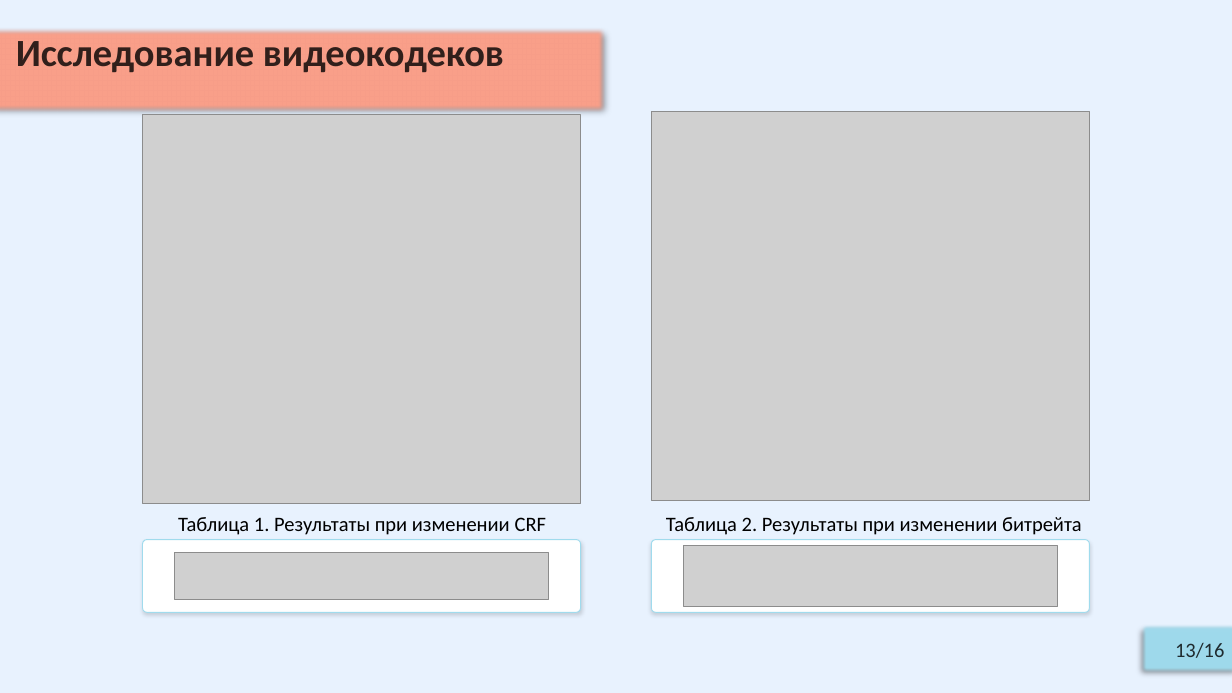
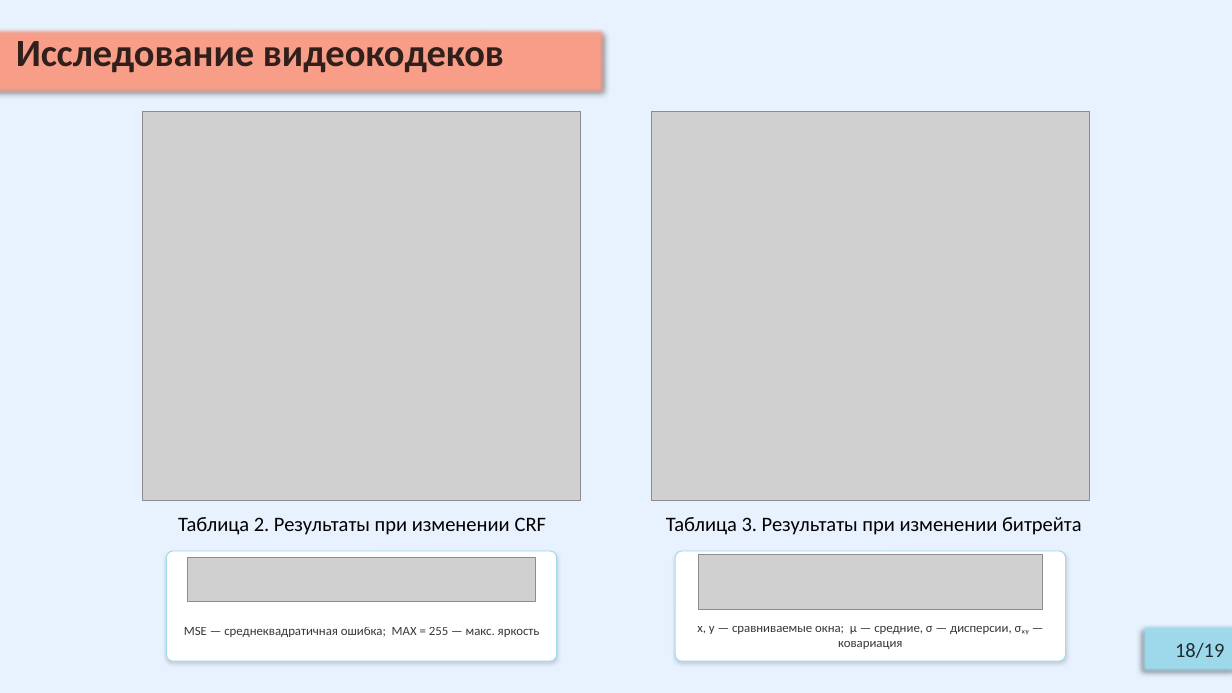
Before and after one commit to Relax-FM/Diploma, a slide deck: slide 18 of master/Diploma/presentation/OnyushevA_RK6-41M_v2.pptx (slide 14 before the commit). Drawn at 1232x693 pixels with LibreOffice and Linux fonts; fonts in the diff are those of the drawing; grey boxes stand for pictures. Boxes give left, top, right and bottom in pixels: in the first picture for what was removed or moved away, otherwise in the second. Text is boxed around its words. In the diff, an @@ line names an element or a change of style, - is before the commit and + after.

```diff
--- a/master/Diploma/presentation/OnyushevA_RK6-41M_v2.pptx
+++ b/master/Diploma/presentation/OnyushevA_RK6-41M_v2.pptx
@@ subtitle "Исследование видеокодеков": place and size @@
-subtitle "Исследование видеокодеков" at box(0, 29, 604, 112)
+subtitle "Исследование видеокодеков" at box(0, 29, 604, 93)
@@ picture: place and size @@
-picture at box(142, 115, 580, 504)
+picture at box(142, 111, 580, 500)
@@ text at box(178, 517, 546, 535): text changed @@
-Таблица 1. Результаты при изменении CRF
+Таблица 2. Результаты при изменении CRF
@@ text at box(666, 517, 1082, 535): text changed @@
-Таблица 2. Результаты при изменении битрейта
+Таблица 3. Результаты при изменении битрейта
@@ rounded rectangle: place and size @@
-rounded rectangle at box(142, 540, 580, 613)
+rounded rectangle at box(166, 551, 556, 661)
@@ picture: place and size @@
-picture at box(175, 553, 549, 600)
+picture at box(188, 557, 536, 602)
@@ rounded rectangle: place and size @@
-rounded rectangle at box(652, 540, 1090, 613)
+rounded rectangle at box(676, 551, 1066, 661)
@@ picture: place and size @@
-picture at box(684, 546, 1058, 606)
+picture at box(699, 555, 1043, 610)
@@ text added at box(184, 627, 540, 637), 10 pt, text #000000 at 78% opacity @@
+MSE — среднеквадратичная ошибка; MAX = 255 — макс. яркость
@@ text added at box(697, 626, 1029, 649), 10 pt, text #000000 at 78% opacity @@
+x, y — сравниваемые окна; μ — средние, σ — дисперсии, σₓᵧ — ковариация
@@ text in rectangle at box(1175, 643, 1224, 658): text changed @@
-13/16
+18/19
```
Also in this commit, not shown: 13 other slides changed, 4 slides added, 1 slide removed, 2 other files.
